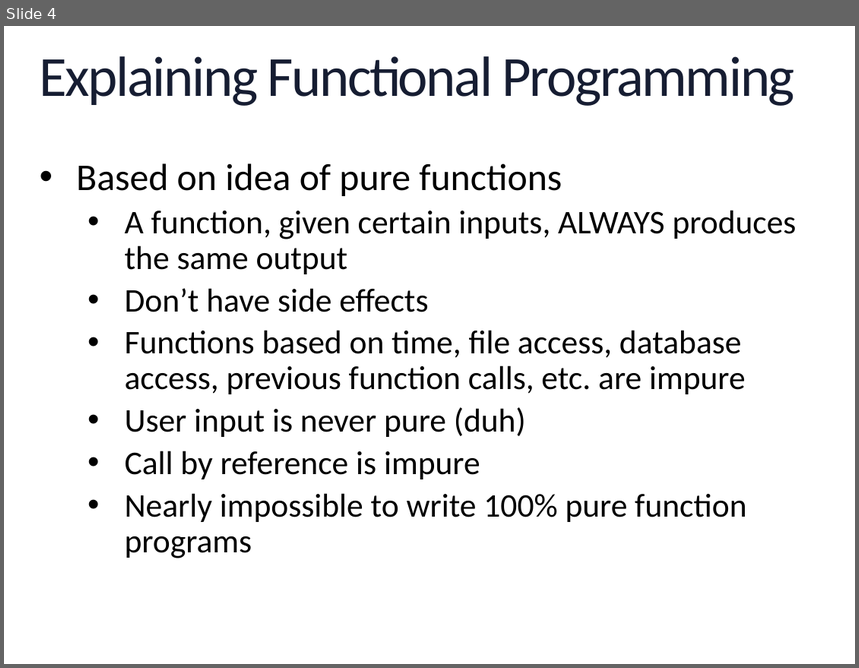
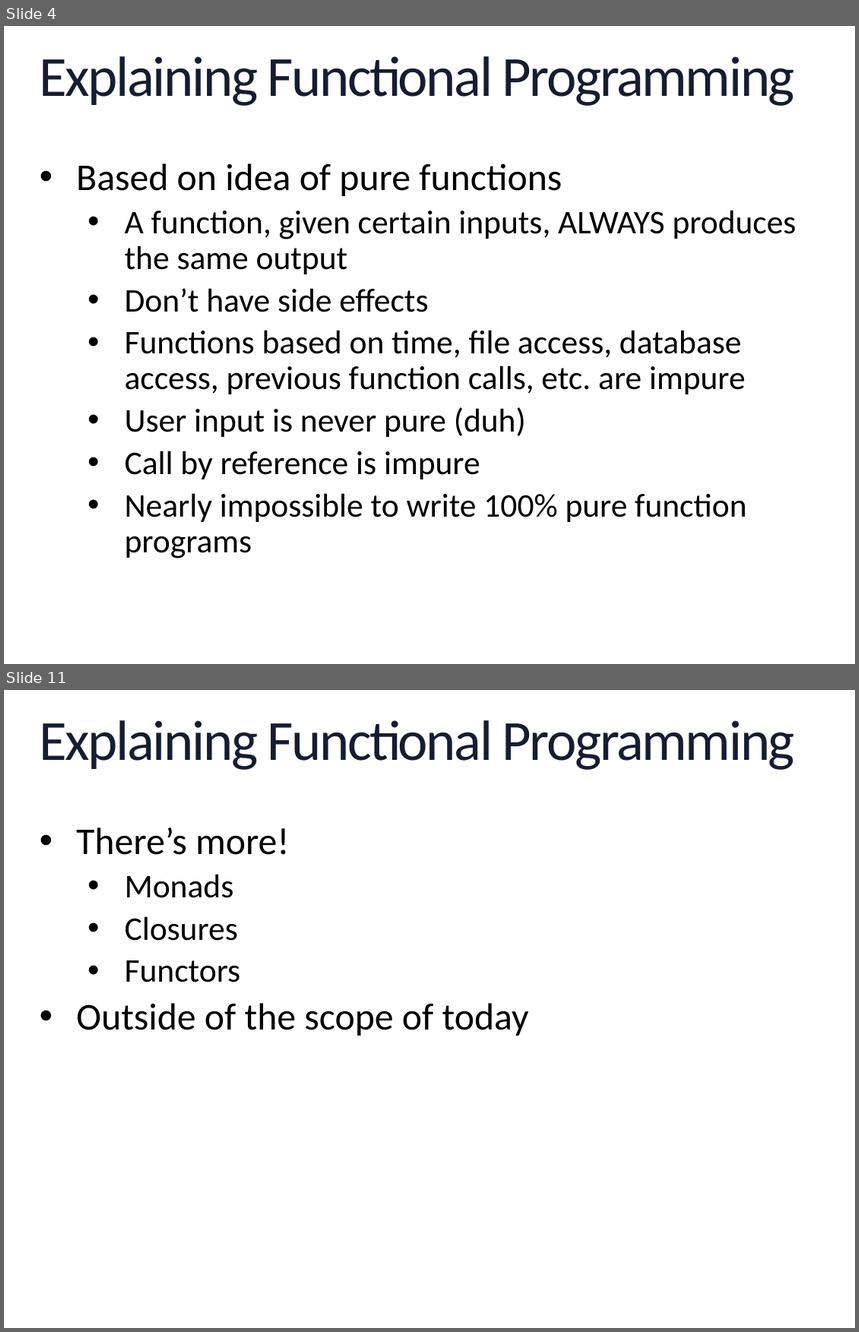
Before and after one commit to geekygirlsarah/talk-a_primer_on_functional_programming, a slide deck: A Primer on Functional Programming.pptx. Shown one above the other, each under a label of ours: slide 4 before the commit, slides 4 and 11 after it; the slides between them are not shown. The pictures are 859x668 and 859x1332 pixels, drawn with LibreOffice and Linux fonts; fonts in the diff are those of the drawing; background and template pictures are left out. Boxes give left, top, right and bottom in pixels: in the first picture for what was removed or moved away, otherwise in the second. Text is boxed around its words. In the diff, an @@ line names an element or a change of style, - is before the commit and + after.

```diff
--- a/A Primer on Functional Programming.pptx
+++ b/A Primer on Functional Programming.pptx
@@ slide 11 added at [4, 690, 855, 1328], background picture (left out); not listed: 1 template element that a slide beside it also shows @@
@@ title added at [40, 720, 795, 770], 48 pt, text gradient #2E59B0 to #161D32 to #000000 @@
+Explaining Functional Programming
@@ text added at [76, 828, 529, 1036], 32 pt, text #000000 @@
+• There’s more!
+  • Monads
+  • Closures
+  • Functors
+• Outside of the scope of today
```
Also in this commit, not shown: 1 slide changed, 22 other slides added.
